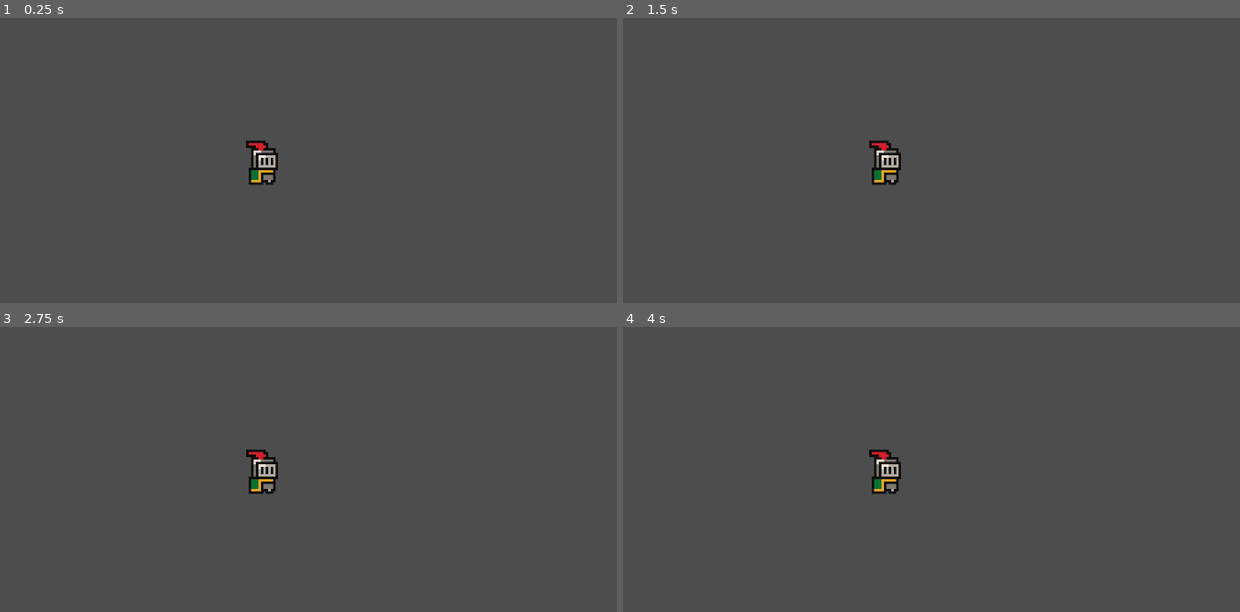
Above: before the commit, frames 1-4 (two rows, left to right).
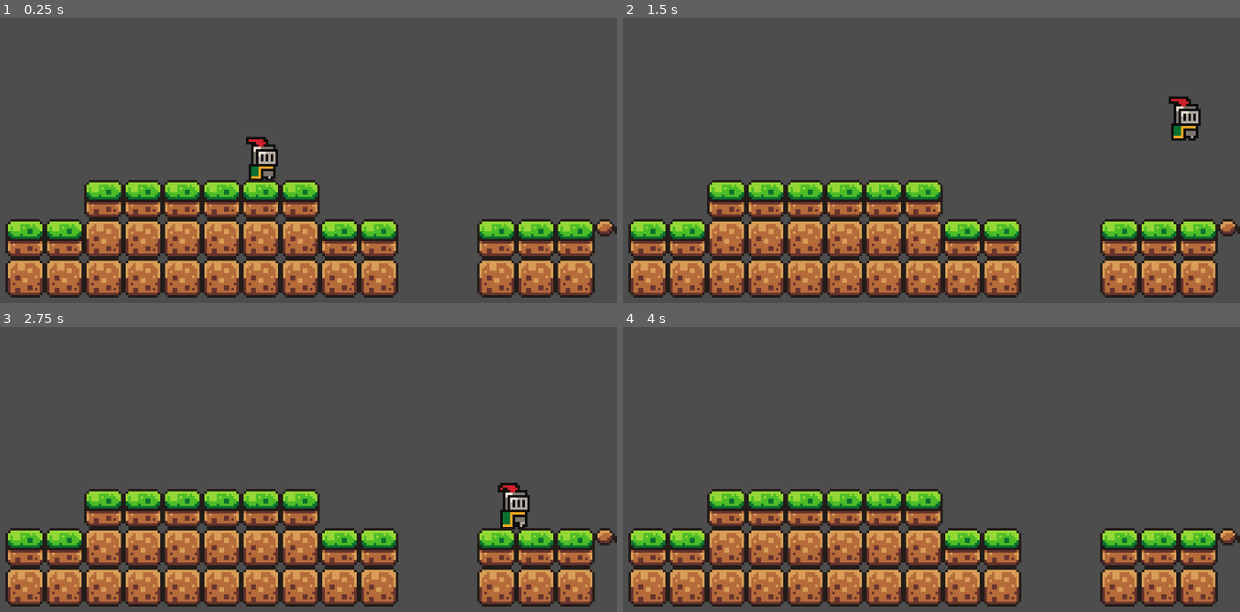
Above: after the commit, the same moments.

Repository: Davichobits/Godot-first-game
Game: Godot game, scene res://scenes/game.tscn
Same seed, same stepped clock (60 frames per second), same inputs: the game is played once before the commit and once after it.
Inputs:
- Up to frame 1 (0.25 s): no input
- Up to frame 2 (1.5 s): tap Enter (ui_accept) at 0.5, 0.6, 0.77, 1.07, 1.35 s; hold Right (ui_right) from 0.53 s (still down)
- Up to frame 3 (2.75 s): tap Enter (ui_accept) at 1.52, 1.82, 2, 2.1 s; release Right (ui_right) at 2.03 s; hold Left (ui_left) from 2.03 s (still down)
- Up to frame 4 (4 s): release Left (ui_left) at 2.78 s; hold Right (ui_right) from 2.78 s (still down); tap Enter (ui_accept) at 2.85, 3.02, 3.32, 3.5, 3.6, 3.77 s

The runs differ from the first frame. In frame 1, 27% of the frame differs, in the area x 0-100%, y 41-99%; in frame 2, 28%; in frame 3, 28%, in the area x 0-100%, y 42-99%; in frame 4, 27%.

Commit message:
Player collides with ground

Diff:
--- a/scenes/game.tscn
+++ b/scenes/game.tscn
@@ -1,6 +1,400 @@
-[gd_scene load_steps=2 format=3 uid="uid://dut3hwkqgsmdh"]
+[gd_scene load_steps=5 format=3 uid="uid://dut3hwkqgsmdh"]
 
 [ext_resource type="PackedScene" uid="uid://nnaapagwpcrt" path="res://scenes/player.tscn" id="1_ct0mk"]
+[ext_resource type="Texture2D" uid="uid://lgpt76j02f0x" path="res://assets/sprites/world_tileset.png" id="2_ynehb"]
+
+[sub_resource type="TileSetAtlasSource" id="TileSetAtlasSource_p6gd7"]
+texture = ExtResource("2_ynehb")
+0:0/0 = 0
+0:0/0/physics_layer_0/linear_velocity = Vector2(0, 0)
+0:0/0/physics_layer_0/angular_velocity = 0.0
+0:0/0/physics_layer_0/polygon_0/points = PackedVector2Array(-8, -8, 8, -8, 8, 8, -8, 8)
+1:0/0 = 0
+1:0/0/physics_layer_0/linear_velocity = Vector2(0, 0)
+1:0/0/physics_layer_0/angular_velocity = 0.0
+2:0/0 = 0
+2:0/0/physics_layer_0/linear_velocity = Vector2(0, 0)
+2:0/0/physics_layer_0/angular_velocity = 0.0
+3:0/0 = 0
+3:0/0/physics_layer_0/linear_velocity = Vector2(0, 0)
+3:0/0/physics_layer_0/angular_velocity = 0.0
+4:0/0 = 0
+4:0/0/physics_layer_0/linear_velocity = Vector2(0, 0)
+4:0/0/physics_layer_0/angular_velocity = 0.0
+5:0/0 = 0
+5:0/0/physics_layer_0/linear_velocity = Vector2(0, 0)
+5:0/0/physics_layer_0/angular_velocity = 0.0
+6:0/0 = 0
+6:0/0/physics_layer_0/linear_velocity = Vector2(0, 0)
+6:0/0/physics_layer_0/angular_velocity = 0.0
+7:0/0 = 0
+7:0/0/physics_layer_0/linear_velocity = Vector2(0, 0)
+7:0/0/physics_layer_0/angular_velocity = 0.0
+7:0/0/physics_layer_0/polygon_0/points = PackedVector2Array(-8, -8, 8, -8, 8, 8, -8, 8)
+8:0/0 = 0
+8:0/0/physics_layer_0/linear_velocity = Vector2(0, 0)
+8:0/0/physics_layer_0/angular_velocity = 0.0
+9:0/0 = 0
+9:0/0/physics_layer_0/linear_velocity = Vector2(0, 0)
+9:0/0/physics_layer_0/angular_velocity = 0.0
+9:0/0/physics_layer_0/polygon_0/points = PackedVector2Array(-8, -6.875, -1.78049, -7.14888, 2.375, -8, 8, -8, 8, 0, -8, 0)
+10:0/0 = 0
+10:0/0/physics_layer_0/linear_velocity = Vector2(0, 0)
+10:0/0/physics_layer_0/angular_velocity = 0.0
+10:0/0/physics_layer_0/polygon_0/points = PackedVector2Array(-8, -6.875, -1.78049, -7.14888, 2.375, -8, 8, -8, 8, 0, -8, 0)
+11:0/0 = 0
+11:0/0/physics_layer_0/linear_velocity = Vector2(0, 0)
+11:0/0/physics_layer_0/angular_velocity = 0.0
+11:0/0/physics_layer_0/polygon_0/points = PackedVector2Array(-8, -6.875, -1.78049, -7.14888, 2.375, -8, 8, -8, 8, 0, -8, 0)
+0:1/0 = 0
+0:1/0/physics_layer_0/linear_velocity = Vector2(0, 0)
+0:1/0/physics_layer_0/angular_velocity = 0.0
+1:1/0 = 0
+1:1/0/physics_layer_0/linear_velocity = Vector2(0, 0)
+1:1/0/physics_layer_0/angular_velocity = 0.0
+2:1/0 = 0
+2:1/0/physics_layer_0/linear_velocity = Vector2(0, 0)
+2:1/0/physics_layer_0/angular_velocity = 0.0
+3:1/0 = 0
+3:1/0/physics_layer_0/linear_velocity = Vector2(0, 0)
+3:1/0/physics_layer_0/angular_velocity = 0.0
+4:1/0 = 0
+4:1/0/physics_layer_0/linear_velocity = Vector2(0, 0)
+4:1/0/physics_layer_0/angular_velocity = 0.0
+5:1/0 = 0
+5:1/0/physics_layer_0/linear_velocity = Vector2(0, 0)
+5:1/0/physics_layer_0/angular_velocity = 0.0
+6:1/0 = 0
+6:1/0/physics_layer_0/linear_velocity = Vector2(0, 0)
+6:1/0/physics_layer_0/angular_velocity = 0.0
+7:1/0 = 0
+7:1/0/physics_layer_0/linear_velocity = Vector2(0, 0)
+7:1/0/physics_layer_0/angular_velocity = 0.0
+8:1/0 = 0
+8:1/0/physics_layer_0/linear_velocity = Vector2(0, 0)
+8:1/0/physics_layer_0/angular_velocity = 0.0
+9:1/0 = 0
+9:1/0/physics_layer_0/linear_velocity = Vector2(0, 0)
+9:1/0/physics_layer_0/angular_velocity = 0.0
+10:1/0 = 0
+10:1/0/physics_layer_0/linear_velocity = Vector2(0, 0)
+10:1/0/physics_layer_0/angular_velocity = 0.0
+11:1/0 = 0
+11:1/0/physics_layer_0/linear_velocity = Vector2(0, 0)
+11:1/0/physics_layer_0/angular_velocity = 0.0
+0:2/0 = 0
+0:2/0/physics_layer_0/linear_velocity = Vector2(0, 0)
+0:2/0/physics_layer_0/angular_velocity = 0.0
+1:2/0 = 0
+1:2/0/physics_layer_0/linear_velocity = Vector2(0, 0)
+1:2/0/physics_layer_0/angular_velocity = 0.0
+2:2/0 = 0
+2:2/0/physics_layer_0/linear_velocity = Vector2(0, 0)
+2:2/0/physics_layer_0/angular_velocity = 0.0
+3:2/0 = 0
+3:2/0/physics_layer_0/linear_velocity = Vector2(0, 0)
+3:2/0/physics_layer_0/angular_velocity = 0.0
+4:2/0 = 0
+4:2/0/physics_layer_0/linear_velocity = Vector2(0, 0)
+4:2/0/physics_layer_0/angular_velocity = 0.0
+5:2/0 = 0
+5:2/0/physics_layer_0/linear_velocity = Vector2(0, 0)
+5:2/0/physics_layer_0/angular_velocity = 0.0
+6:2/0 = 0
+6:2/0/physics_layer_0/linear_velocity = Vector2(0, 0)
+6:2/0/physics_layer_0/angular_velocity = 0.0
+7:2/0 = 0
+7:2/0/physics_layer_0/linear_velocity = Vector2(0, 0)
+7:2/0/physics_layer_0/angular_velocity = 0.0
+8:2/0 = 0
+8:2/0/physics_layer_0/linear_velocity = Vector2(0, 0)
+8:2/0/physics_layer_0/angular_velocity = 0.0
+9:2/0 = 0
+9:2/0/physics_layer_0/linear_velocity = Vector2(0, 0)
+9:2/0/physics_layer_0/angular_velocity = 0.0
+10:2/0 = 0
+10:2/0/physics_layer_0/linear_velocity = Vector2(0, 0)
+10:2/0/physics_layer_0/angular_velocity = 0.0
+11:2/0 = 0
+11:2/0/physics_layer_0/linear_velocity = Vector2(0, 0)
+11:2/0/physics_layer_0/angular_velocity = 0.0
+0:3/0 = 0
+0:3/0/physics_layer_0/linear_velocity = Vector2(0, 0)
+0:3/0/physics_layer_0/angular_velocity = 0.0
+1:3/0 = 0
+1:3/0/physics_layer_0/linear_velocity = Vector2(0, 0)
+1:3/0/physics_layer_0/angular_velocity = 0.0
+2:3/0 = 0
+2:3/0/physics_layer_0/linear_velocity = Vector2(0, 0)
+2:3/0/physics_layer_0/angular_velocity = 0.0
+5:3/0 = 0
+5:3/0/physics_layer_0/linear_velocity = Vector2(0, 0)
+5:3/0/physics_layer_0/angular_velocity = 0.0
+6:3/0 = 0
+6:3/0/physics_layer_0/linear_velocity = Vector2(0, 0)
+6:3/0/physics_layer_0/angular_velocity = 0.0
+7:3/0 = 0
+7:3/0/physics_layer_0/linear_velocity = Vector2(0, 0)
+7:3/0/physics_layer_0/angular_velocity = 0.0
+8:3/0 = 0
+8:3/0/physics_layer_0/linear_velocity = Vector2(0, 0)
+8:3/0/physics_layer_0/angular_velocity = 0.0
+9:3/0 = 0
+9:3/0/physics_layer_0/linear_velocity = Vector2(0, 0)
+9:3/0/physics_layer_0/angular_velocity = 0.0
+0:4/0 = 0
+0:4/0/physics_layer_0/linear_velocity = Vector2(0, 0)
+0:4/0/physics_layer_0/angular_velocity = 0.0
+1:4/0 = 0
+1:4/0/physics_layer_0/linear_velocity = Vector2(0, 0)
+1:4/0/physics_layer_0/angular_velocity = 0.0
+2:4/0 = 0
+2:4/0/physics_layer_0/linear_velocity = Vector2(0, 0)
+2:4/0/physics_layer_0/angular_velocity = 0.0
+3:4/0 = 0
+3:4/0/physics_layer_0/linear_velocity = Vector2(0, 0)
+3:4/0/physics_layer_0/angular_velocity = 0.0
+4:4/0 = 0
+4:4/0/physics_layer_0/linear_velocity = Vector2(0, 0)
+4:4/0/physics_layer_0/angular_velocity = 0.0
+5:4/0 = 0
+5:4/0/physics_layer_0/linear_velocity = Vector2(0, 0)
+5:4/0/physics_layer_0/angular_velocity = 0.0
+6:4/0 = 0
+6:4/0/physics_layer_0/linear_velocity = Vector2(0, 0)
+6:4/0/physics_layer_0/angular_velocity = 0.0
+7:4/0 = 0
+7:4/0/physics_layer_0/linear_velocity = Vector2(0, 0)
+7:4/0/physics_layer_0/angular_velocity = 0.0
+8:4/0 = 0
+8:4/0/physics_layer_0/linear_velocity = Vector2(0, 0)
+8:4/0/physics_layer_0/angular_velocity = 0.0
+9:4/0 = 0
+9:4/0/physics_layer_0/linear_velocity = Vector2(0, 0)
+9:4/0/physics_layer_0/angular_velocity = 0.0
+0:5/0 = 0
+0:5/0/physics_layer_0/linear_velocity = Vector2(0, 0)
+0:5/0/physics_layer_0/angular_velocity = 0.0
+1:5/0 = 0
+1:5/0/physics_layer_0/linear_velocity = Vector2(0, 0)
+1:5/0/physics_layer_0/angular_velocity = 0.0
+2:5/0 = 0
+2:5/0/physics_layer_0/linear_velocity = Vector2(0, 0)
+2:5/0/physics_layer_0/angular_velocity = 0.0
+3:5/0 = 0
+3:5/0/physics_layer_0/linear_velocity = Vector2(0, 0)
+3:5/0/physics_layer_0/angular_velocity = 0.0
+4:5/0 = 0
+4:5/0/physics_layer_0/linear_velocity = Vector2(0, 0)
+4:5/0/physics_layer_0/angular_velocity = 0.0
+5:5/0 = 0
+5:5/0/physics_layer_0/linear_velocity = Vector2(0, 0)
+5:5/0/physics_layer_0/angular_velocity = 0.0
+6:5/0 = 0
+6:5/0/physics_layer_0/linear_velocity = Vector2(0, 0)
+6:5/0/physics_layer_0/angular_velocity = 0.0
+7:5/0 = 0
+7:5/0/physics_layer_0/linear_velocity = Vector2(0, 0)
+7:5/0/physics_layer_0/angular_velocity = 0.0
+8:5/0 = 0
+8:5/0/physics_layer_0/linear_velocity = Vector2(0, 0)
+8:5/0/physics_layer_0/angular_velocity = 0.0
+1:6/0 = 0
+1:6/0/physics_layer_0/linear_velocity = Vector2(0, 0)
+1:6/0/physics_layer_0/angular_velocity = 0.0
+2:6/0 = 0
+2:6/0/physics_layer_0/linear_velocity = Vector2(0, 0)
+2:6/0/physics_layer_0/angular_velocity = 0.0
+3:6/0 = 0
+3:6/0/physics_layer_0/linear_velocity = Vector2(0, 0)
+3:6/0/physics_layer_0/angular_velocity = 0.0
+4:6/0 = 0
+4:6/0/physics_layer_0/linear_velocity = Vector2(0, 0)
+4:6/0/physics_layer_0/angular_velocity = 0.0
+5:6/0 = 0
+5:6/0/physics_layer_0/linear_velocity = Vector2(0, 0)
+5:6/0/physics_layer_0/angular_velocity = 0.0
+6:6/0 = 0
+6:6/0/physics_layer_0/linear_velocity = Vector2(0, 0)
+6:6/0/physics_layer_0/angular_velocity = 0.0
+7:6/0 = 0
+7:6/0/physics_layer_0/linear_velocity = Vector2(0, 0)
+7:6/0/physics_layer_0/angular_velocity = 0.0
+8:6/0 = 0
+8:6/0/physics_layer_0/linear_velocity = Vector2(0, 0)
+8:6/0/physics_layer_0/angular_velocity = 0.0
+0:7/0 = 0
+0:7/0/physics_layer_0/linear_velocity = Vector2(0, 0)
+0:7/0/physics_layer_0/angular_velocity = 0.0
+1:7/0 = 0
+1:7/0/physics_layer_0/linear_velocity = Vector2(0, 0)
+1:7/0/physics_layer_0/angular_velocity = 0.0
+3:7/0 = 0
+3:7/0/physics_layer_0/linear_velocity = Vector2(0, 0)
+3:7/0/physics_layer_0/angular_velocity = 0.0
+5:7/0 = 0
+5:7/0/physics_layer_0/linear_velocity = Vector2(0, 0)
+5:7/0/physics_layer_0/angular_velocity = 0.0
+6:7/0 = 0
+6:7/0/physics_layer_0/linear_velocity = Vector2(0, 0)
+6:7/0/physics_layer_0/angular_velocity = 0.0
+7:7/0 = 0
+7:7/0/physics_layer_0/linear_velocity = Vector2(0, 0)
+7:7/0/physics_layer_0/angular_velocity = 0.0
+8:7/0 = 0
+8:7/0/physics_layer_0/linear_velocity = Vector2(0, 0)
+8:7/0/physics_layer_0/angular_velocity = 0.0
+0:8/0 = 0
+0:8/0/physics_layer_0/linear_velocity = Vector2(0, 0)
+0:8/0/physics_layer_0/angular_velocity = 0.0
+1:8/0 = 0
+1:8/0/physics_layer_0/linear_velocity = Vector2(0, 0)
+1:8/0/physics_layer_0/angular_velocity = 0.0
+2:8/0 = 0
+2:8/0/physics_layer_0/linear_velocity = Vector2(0, 0)
+2:8/0/physics_layer_0/angular_velocity = 0.0
+3:8/0 = 0
+3:8/0/physics_layer_0/linear_velocity = Vector2(0, 0)
+3:8/0/physics_layer_0/angular_velocity = 0.0
+4:8/0 = 0
+4:8/0/physics_layer_0/linear_velocity = Vector2(0, 0)
+4:8/0/physics_layer_0/angular_velocity = 0.0
+5:8/0 = 0
+5:8/0/physics_layer_0/linear_velocity = Vector2(0, 0)
+5:8/0/physics_layer_0/angular_velocity = 0.0
+6:8/0 = 0
+6:8/0/physics_layer_0/linear_velocity = Vector2(0, 0)
+6:8/0/physics_layer_0/angular_velocity = 0.0
+7:8/0 = 0
+7:8/0/physics_layer_0/linear_velocity = Vector2(0, 0)
+7:8/0/physics_layer_0/angular_velocity = 0.0
+8:8/0 = 0
+8:8/0/physics_layer_0/linear_velocity = Vector2(0, 0)
+8:8/0/physics_layer_0/angular_velocity = 0.0
+0:9/0 = 0
+0:9/0/physics_layer_0/linear_velocity = Vector2(0, 0)
+0:9/0/physics_layer_0/angular_velocity = 0.0
+1:9/0 = 0
+1:9/0/physics_layer_0/linear_velocity = Vector2(0, 0)
+1:9/0/physics_layer_0/angular_velocity = 0.0
+2:9/0 = 0
+2:9/0/physics_layer_0/linear_velocity = Vector2(0, 0)
+2:9/0/physics_layer_0/angular_velocity = 0.0
+3:9/0 = 0
+3:9/0/physics_layer_0/linear_velocity = Vector2(0, 0)
+3:9/0/physics_layer_0/angular_velocity = 0.0
+4:9/0 = 0
+4:9/0/physics_layer_0/linear_velocity = Vector2(0, 0)
+4:9/0/physics_layer_0/angular_velocity = 0.0
+5:9/0 = 0
+5:9/0/physics_layer_0/linear_velocity = Vector2(0, 0)
+5:9/0/physics_layer_0/angular_velocity = 0.0
+6:9/0 = 0
+6:9/0/physics_layer_0/linear_velocity = Vector2(0, 0)
+6:9/0/physics_layer_0/angular_velocity = 0.0
+7:9/0 = 0
+7:9/0/physics_layer_0/linear_velocity = Vector2(0, 0)
+7:9/0/physics_layer_0/angular_velocity = 0.0
+0:10/0 = 0
+0:10/0/physics_layer_0/linear_velocity = Vector2(0, 0)
+0:10/0/physics_layer_0/angular_velocity = 0.0
+1:10/0 = 0
+1:10/0/physics_layer_0/linear_velocity = Vector2(0, 0)
+1:10/0/physics_layer_0/angular_velocity = 0.0
+2:10/0 = 0
+2:10/0/physics_layer_0/linear_velocity = Vector2(0, 0)
+2:10/0/physics_layer_0/angular_velocity = 0.0
+3:10/0 = 0
+3:10/0/physics_layer_0/linear_velocity = Vector2(0, 0)
+3:10/0/physics_layer_0/angular_velocity = 0.0
+4:10/0 = 0
+4:10/0/physics_layer_0/linear_velocity = Vector2(0, 0)
+4:10/0/physics_layer_0/angular_velocity = 0.0
+6:10/0 = 0
+6:10/0/physics_layer_0/linear_velocity = Vector2(0, 0)
+6:10/0/physics_layer_0/angular_velocity = 0.0
+0:11/0 = 0
+0:11/0/physics_layer_0/linear_velocity = Vector2(0, 0)
+0:11/0/physics_layer_0/angular_velocity = 0.0
+1:11/0 = 0
+1:11/0/physics_layer_0/linear_velocity = Vector2(0, 0)
+1:11/0/physics_layer_0/angular_velocity = 0.0
+2:11/0 = 0
+2:11/0/physics_layer_0/linear_velocity = Vector2(0, 0)
+2:11/0/physics_layer_0/angular_velocity = 0.0
+3:11/0 = 0
+3:11/0/physics_layer_0/linear_velocity = Vector2(0, 0)
+3:11/0/physics_layer_0/angular_velocity = 0.0
+4:11/0 = 0
+4:11/0/physics_layer_0/linear_velocity = Vector2(0, 0)
+4:11/0/physics_layer_0/angular_velocity = 0.0
+5:11/0 = 0
+5:11/0/physics_layer_0/linear_velocity = Vector2(0, 0)
+5:11/0/physics_layer_0/angular_velocity = 0.0
+0:12/0 = 0
+0:12/0/physics_layer_0/linear_velocity = Vector2(0, 0)
+0:12/0/physics_layer_0/angular_velocity = 0.0
+1:12/0 = 0
+1:12/0/physics_layer_0/linear_velocity = Vector2(0, 0)
+1:12/0/physics_layer_0/angular_velocity = 0.0
+2:12/0 = 0
+2:12/0/physics_layer_0/linear_velocity = Vector2(0, 0)
+2:12/0/physics_layer_0/angular_velocity = 0.0
+3:12/0 = 0
+3:12/0/physics_layer_0/linear_velocity = Vector2(0, 0)
+3:12/0/physics_layer_0/angular_velocity = 0.0
+4:12/0 = 0
+4:12/0/physics_layer_0/linear_velocity = Vector2(0, 0)
+4:12/0/physics_layer_0/angular_velocity = 0.0
+0:13/0 = 0
+0:13/0/physics_layer_0/linear_velocity = Vector2(0, 0)
+0:13/0/physics_layer_0/angular_velocity = 0.0
+1:13/0 = 0
+1:13/0/physics_layer_0/linear_velocity = Vector2(0, 0)
+1:13/0/physics_layer_0/angular_velocity = 0.0
+2:13/0 = 0
+2:13/0/physics_layer_0/linear_velocity = Vector2(0, 0)
+2:13/0/physics_layer_0/angular_velocity = 0.0
+3:13/0 = 0
+3:13/0/physics_layer_0/linear_velocity = Vector2(0, 0)
+3:13/0/physics_layer_0/angular_velocity = 0.0
+4:13/0 = 0
+4:13/0/physics_layer_0/linear_velocity = Vector2(0, 0)
+4:13/0/physics_layer_0/angular_velocity = 0.0
+5:13/0 = 0
+5:13/0/physics_layer_0/linear_velocity = Vector2(0, 0)
+5:13/0/physics_layer_0/angular_velocity = 0.0
+0:14/0 = 0
+0:14/0/physics_layer_0/linear_velocity = Vector2(0, 0)
+0:14/0/physics_layer_0/angular_velocity = 0.0
+1:14/0 = 0
+1:14/0/physics_layer_0/linear_velocity = Vector2(0, 0)
+1:14/0/physics_layer_0/angular_velocity = 0.0
+2:14/0 = 0
+2:14/0/physics_layer_0/linear_velocity = Vector2(0, 0)
+2:14/0/physics_layer_0/angular_velocity = 0.0
+3:14/0 = 0
+3:14/0/physics_layer_0/linear_velocity = Vector2(0, 0)
+3:14/0/physics_layer_0/angular_velocity = 0.0
+4:14/0 = 0
+4:14/0/physics_layer_0/linear_velocity = Vector2(0, 0)
+4:14/0/physics_layer_0/angular_velocity = 0.0
+0:15/0 = 0
+0:15/0/physics_layer_0/linear_velocity = Vector2(0, 0)
+0:15/0/physics_layer_0/angular_velocity = 0.0
+1:15/0 = 0
+1:15/0/physics_layer_0/linear_velocity = Vector2(0, 0)
+1:15/0/physics_layer_0/angular_velocity = 0.0
+2:15/0 = 0
+2:15/0/physics_layer_0/linear_velocity = Vector2(0, 0)
+2:15/0/physics_layer_0/angular_velocity = 0.0
+3:15/0 = 0
+3:15/0/physics_layer_0/linear_velocity = Vector2(0, 0)
+3:15/0/physics_layer_0/angular_velocity = 0.0
+
+[sub_resource type="TileSet" id="TileSet_vs20m"]
+physics_layer_0/collision_layer = 1
+sources/0 = SubResource("TileSetAtlasSource_p6gd7")
 
 [node name="Game" type="Node2D"]
 
@@ -10,3 +404,8 @@
 [node name="Camera2D" type="Camera2D" parent="."]
 position = Vector2(25, 25)
 zoom = Vector2(4, 4)
+
+[node name="TileMap" type="TileMap" parent="."]
+tile_set = SubResource("TileSet_vs20m")
+format = 2
+layer_0/tile_data = PackedInt32Array(262139, 0, 0, 262140, 0, 0, 262141, 0, 1, 262142, 0, 1, 196605, 0, 0, 196606, 0, 0, 196607, 0, 0, 131072, 0, 0, 131073, 0, 0, 131074, 0, 0, 196610, 0, 1, 196611, 0, 0, 196612, 0, 0, 262143, 0, 1, 196608, 0, 1, 196609, 0, 1, 327675, 0, 1, 327676, 0, 1, 327677, 0, 1, 327678, 0, 1, 327679, 0, 1, 262144, 0, 1, 262145, 0, 1, 262146, 0, 1, 262147, 0, 1, 262148, 0, 1, 196615, 0, 0, 196616, 0, 0, 196617, 0, 0, 262151, 0, 1, 262152, 0, 1, 262153, 0, 1, 196618, 589824, 0, 196619, 655360, 0, 196620, 720896, 0, 196621, 458752, 0, 196622, 458752, 0, 196623, 458752, 0, 262157, 393216, 2, 262158, 393216, 2, 262159, 393216, 2)
--- a/scenes/player.tscn
+++ b/scenes/player.tscn
@@ -1,6 +1,7 @@
-[gd_scene load_steps=8 format=3 uid="uid://nnaapagwpcrt"]
+[gd_scene load_steps=9 format=3 uid="uid://nnaapagwpcrt"]
 
 [ext_resource type="Texture2D" uid="uid://ca2d4d01o0x0" path="res://assets/sprites/knight.png" id="1_1qvu2"]
+[ext_resource type="Script" path="res://scripts/player.gd" id="1_n0w53"]
 
 [sub_resource type="AtlasTexture" id="AtlasTexture_to4wr"]
 atlas = ExtResource("1_1qvu2")
@@ -42,13 +43,14 @@
 radius = 5.52268
 
 [node name="Player" type="CharacterBody2D"]
+script = ExtResource("1_n0w53")
 
 [node name="AnimatedSprite2D" type="AnimatedSprite2D" parent="."]
 position = Vector2(0, -12)
 sprite_frames = SubResource("SpriteFrames_fh1q0")
 animation = &"idle"
-frame = 3
-frame_progress = 0.0158972
+autoplay = "idle"
+frame_progress = 0.78811
 
 [node name="CollisionShape2D" type="CollisionShape2D" parent="."]
 position = Vector2(0, -6)
--- /dev/null
+++ b/scripts/player.gd
@@ -0,0 +1,28 @@
+extends CharacterBody2D
+
+
+const SPEED = 130.0
+const JUMP_VELOCITY = -300.0
+
+# Get the gravity from the project settings to be synced with RigidBody nodes.
+var gravity = ProjectSettings.get_setting("physics/2d/default_gravity")
+
+
+func _physics_process(delta):
+	# Add the gravity.
+	if not is_on_floor():
+		velocity.y += gravity * delta
+
+	# Handle jump.
+	if Input.is_action_just_pressed("ui_accept") and is_on_floor():
+		velocity.y = JUMP_VELOCITY
+
+	# Get the input direction and handle the movement/deceleration.
+	# As good practice, you should replace UI actions with custom gameplay actions.
+	var direction = Input.get_axis("ui_left", "ui_right")
+	if direction:
+		velocity.x = direction * SPEED
+	else:
+		velocity.x = move_toward(velocity.x, 0, SPEED)
+
+	move_and_slide()
